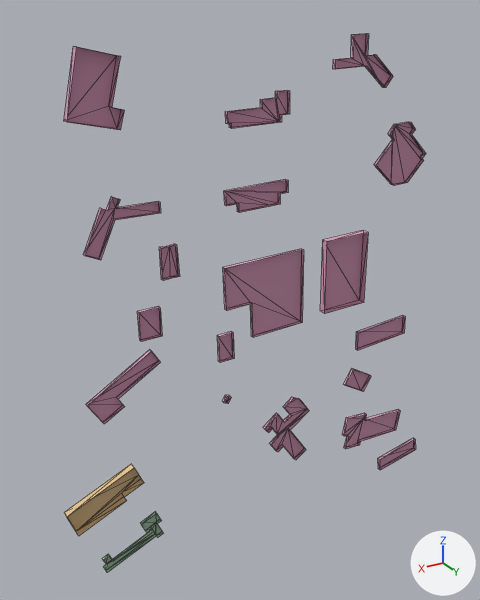
A saved change to the OBJ model src/kickboard_sim/models/knu_campus/meshes/buildings_k01.obj.
Camera for both pictures: a 50 mm camera at (469.0, 438.0, 382.0) aimed at (194.0, -21.0, 152.0). The axes (+X, +Y, +Z) are drawn at lower right. The lights are the same throughout. The first picture is the older version. Mesh edges are drawn as thin lines. Where no turn or scale is listed for an object, it has been applied to the vertices.

Objects in the first picture: 'buildings_k01'.
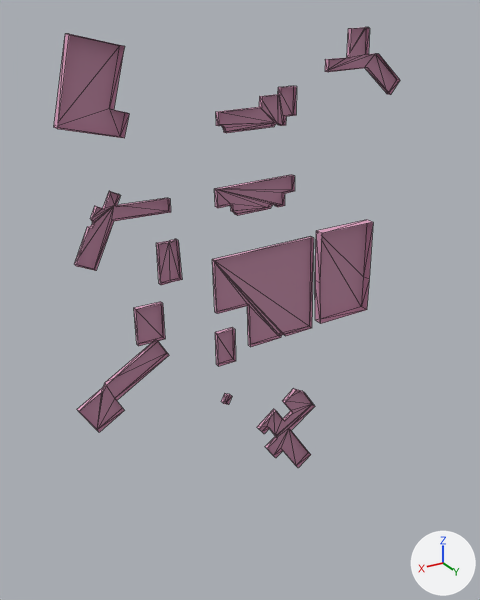
Boxes [x1, y1, x2, y2] around the edits, measured in the pictures (480 x 600 px; the box of a moved part takes in the faces that stretch with it):
'buildings_k01', reshaped (18% shorter): before [64, 34, 426, 573]; after [54, 27, 400, 468]
part 1 of me_buildings_k01, moved or reshaped: before [217, 331, 234, 363]; after [215, 327, 236, 366]
part 2 of me_buildings_k01, moved or reshaped: before [263, 397, 309, 460]; after [257, 388, 315, 468]
part 3 of me_buildings_k01, moved or reshaped: before [159, 244, 180, 281]; after [156, 239, 182, 285]
part 4 of me_buildings_k01, moved or reshaped: before [137, 306, 162, 342]; after [134, 302, 165, 346]
part 5 of me_buildings_k01, moved or reshaped: before [64, 47, 124, 130]; after [54, 34, 129, 138]
part 6 of me_buildings_k01, rebuilt (25% wider, 25% taller): before [333, 34, 393, 88]; after [325, 27, 400, 95]
part 7 of me_buildings_k01, rebuilt (26% wider, 25% taller): before [84, 196, 161, 260]; after [74, 191, 171, 271]
part 8 of me_buildings_k01, rebuilt (25% wider, 20% taller): before [224, 179, 288, 213]; after [215, 175, 295, 216]
part 9 of me_buildings_k01, rebuilt (24% wider, 23% taller): before [86, 350, 160, 424]; after [77, 341, 169, 432]
part 10 of me_buildings_k01, rebuilt (26% wider, 26% taller): before [223, 249, 304, 337]; after [212, 236, 314, 347]
part 11 of me_buildings_k01, rebuilt (33% wider, 30% taller): before [223, 395, 231, 404]; after [221, 393, 232, 405]
part 12 of me_buildings_k01, rebuilt (20% wider, 24% taller): before [320, 230, 368, 314]; after [315, 220, 373, 324]
part 13 of me_buildings_k01, deleted: before [64, 122, 426, 573]
part 14 of me_buildings_k01, reshaped: before [225, 90, 290, 129]; after [216, 86, 297, 133]

The change in detail:
me_buildings_k01 is used by ob_buildings_k01; location (0.0, 0.0, 0.0).
me_buildings_k01 had 310 vertices, 425 faces and spanned x -27.0..370.0, y -6.0..1.0, z -82.0..367.0.
me_buildings_k01 now has 254 vertices, 355 faces and spans x 48.0..351.0, y -8.0..1.0, z -35.0..372.0.
me_buildings_k01 part 1: the loose piece of 8 vertices spanning x 213.0..227.0, y -3.0..1.0, z 109.0..134.0 is scaled about its middle by (1.25, 1.24, 1.25).
me_buildings_k01 part 2: the loose piece of 34 vertices spanning x 128.0..180.0, y -3.0..1.0, z -24.0..49.0 is scaled about its middle by (1.25, 1.24, 1.25), then moved by (0.0, 0.0, -1.0).
me_buildings_k01 part 3: the loose piece of 12 vertices spanning x 261.0..276.0, y -3.0..1.0, z 194.0..221.0 is scaled about its middle by (1.25, 1.24, 1.25).
me_buildings_k01 part 4: the loose piece of 8 vertices spanning x 278.0..297.0, y -3.0..1.0, z 147.0..172.0 is scaled about its middle by (1.25, 1.24, 1.25).
me_buildings_k01 part 5: the loose piece of 12 vertices spanning x 298.0..338.0, y -6.0..1.0, z 309.0..363.0 is scaled about its middle by (1.25, 1.31, 1.25), then moved by (2.0, -1.0, 1.0).
me_buildings_k01 part 6: the loose piece of 20 vertices spanning x 57.0..119.0, y -3.0..1.0, z 325.0..367.0 is rebuilt with 22 vertices and now spans x 48.0..126.0, y -4.0..1.0, z 319.0..372.0.
me_buildings_k01 part 7: the loose piece of 20 vertices spanning x 275.0..334.0, y -3.0..1.0, z 219.0..264.0 is rebuilt with 30 vertices and now spans x 266.0..341.0, y -4.0..1.0, z 212.0..268.0.
me_buildings_k01 part 8: the loose piece of 18 vertices spanning x 161.0..219.0, y -3.0..1.0, z 238.0..258.0 is rebuilt with 30 vertices and now spans x 154.0..227.0, y -4.0..1.0, z 236.0..261.0.
me_buildings_k01 part 9: the loose piece of 12 vertices spanning x 281.0..344.0, y -3.0..1.0, z 83.0..137.0 is rebuilt with 18 vertices and now spans x 273.0..351.0, y -4.0..1.0, z 77.0..144.0.
me_buildings_k01 part 10: the loose piece of 12 vertices spanning x 141.0..221.0, y -3.0..1.0, z 125.0..196.0 is rebuilt with 22 vertices and now spans x 130.0..230.0, y -4.0..1.0, z 116.0..205.0.
me_buildings_k01 part 11: the loose piece of 8 vertices spanning x 216.0..223.0, y -3.0..1.0, z 66.0..74.0 is rebuilt with 8 vertices and now spans x 215.0..223.0, y -4.0..1.0, z 65.0..75.0.
me_buildings_k01 part 12: the loose piece of 8 vertices spanning x 69.0..118.0, y -6.0..1.0, z 129.0..200.0 is rebuilt with 12 vertices and now spans x 65.0..124.0, y -8.0..1.0, z 120.0..209.0.
me_buildings_k01 part 13: 7 loose pieces with 114 vertices, spanning x -27.0..370.0, y -6.0..1.0, z -82.0..294.0, are deleted.
Part 14, on me_buildings_k01:
23 vertices are removed from x 162.0..217.0, y -3.0..1.0, z 303.0..328.0.
34 faces are deleted.
19 vertices are added at x 155.0..225.0, y -4.0, z 300.0..331.0.
18 new vertices lie (0.0, 5.0, 0.0) away from vertices in x 155.0..225.0, y -4.0, z 300.0..331.0.
38 new faces join them, mat_zone1 (pink #dda0bf).
17 new faces join them, mat_roof1 (pink #c28da8).
me_buildings_k01 no longer uses material mat_zone3 (pale green #aecdaf).
me_buildings_k01 no longer uses material mat_roof3 (grey #99b49a).
me_buildings_k01 no longer uses material mat_zone2 (beige #e5c391).
me_buildings_k01 no longer uses material mat_roof2 (brown #c9ab7f).
